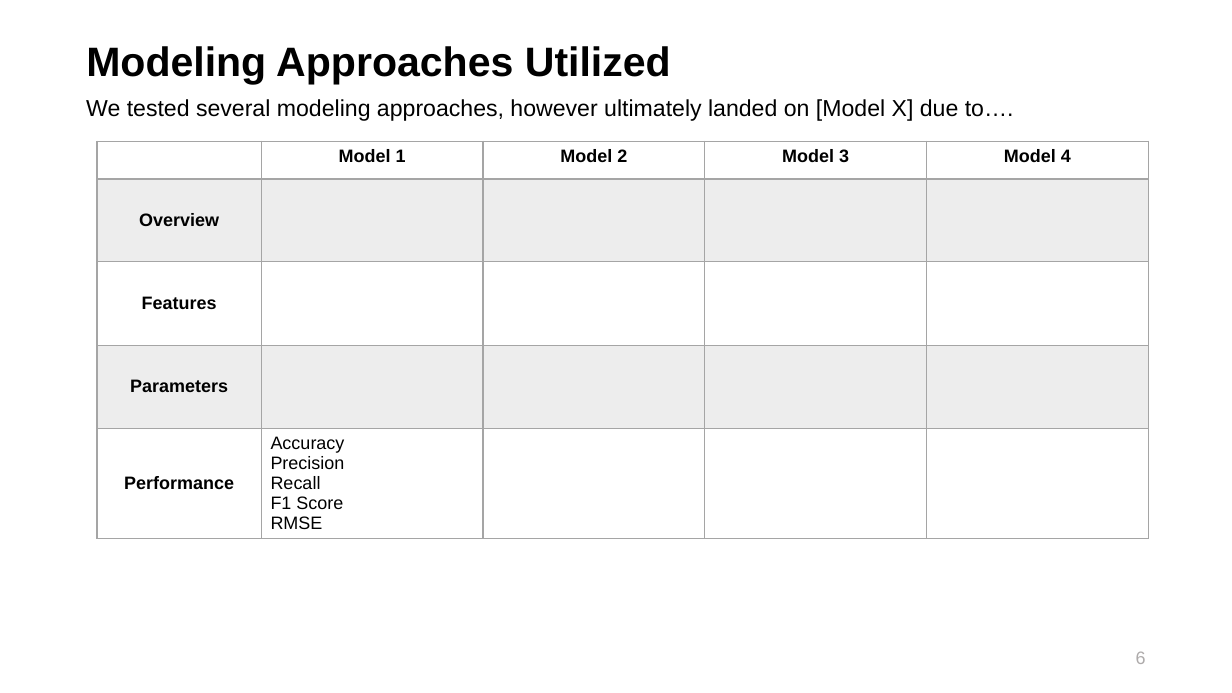
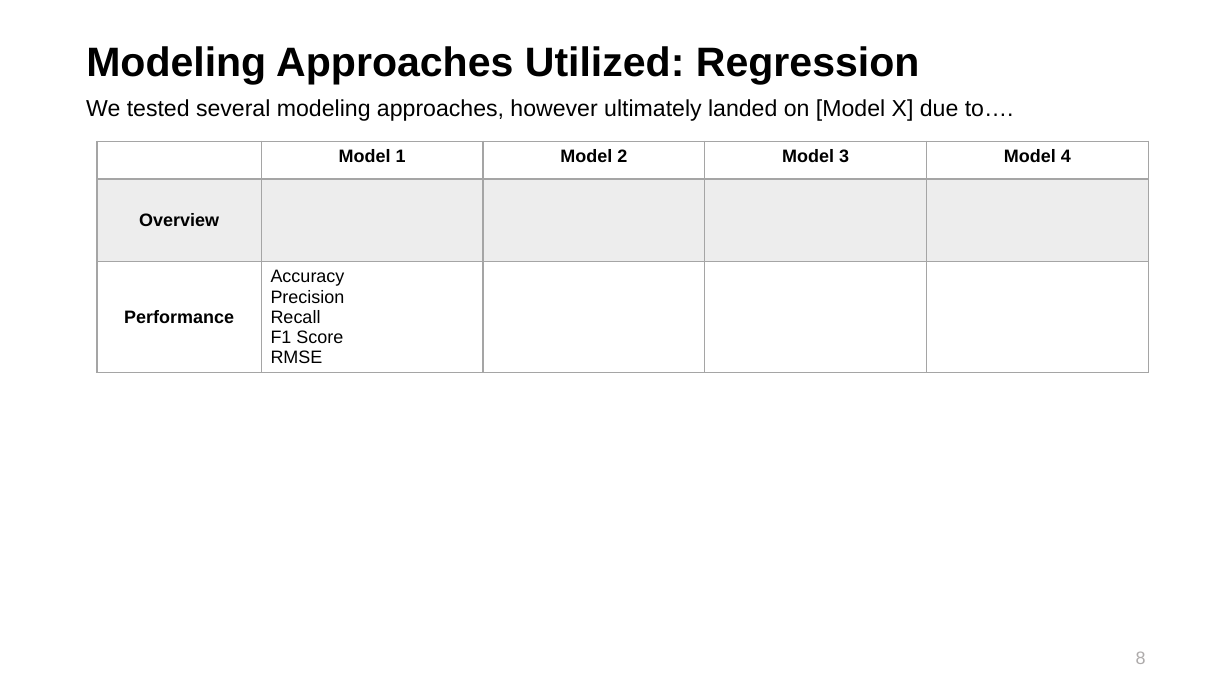
Before and after one commit to maringow/DataMiningGroupProject, a slide deck: slide 9 of Data Mining_Final Project_Hospital Ranking.pptx (slide 7 before the commit). Drawn at 1232x693 pixels with LibreOffice and Linux fonts; fonts in the diff are those of the drawing; background and template pictures are left out. Boxes give left, top, right and bottom in pixels: in the first picture for what was removed or moved away, otherwise in the second. Text is boxed around its words. In the diff, an @@ line names an element or a change of style, - is before the commit and + after.

```diff
--- a/Data Mining_Final Project_Hospital Ranking.pptx
+++ b/Data Mining_Final Project_Hospital Ranking.pptx
@@ title at [86, 46, 920, 85]: text changed @@
-Modeling Approaches Utilized
+Modeling Approaches Utilized: Regression
@@ table at [97, 141, 1149, 379] @@
-row 3: Features |  |  |  | 
-row 4: Parameters |  |  |  | 
```
Also in this commit, not shown: 4 other slides changed, 4 slides added.
